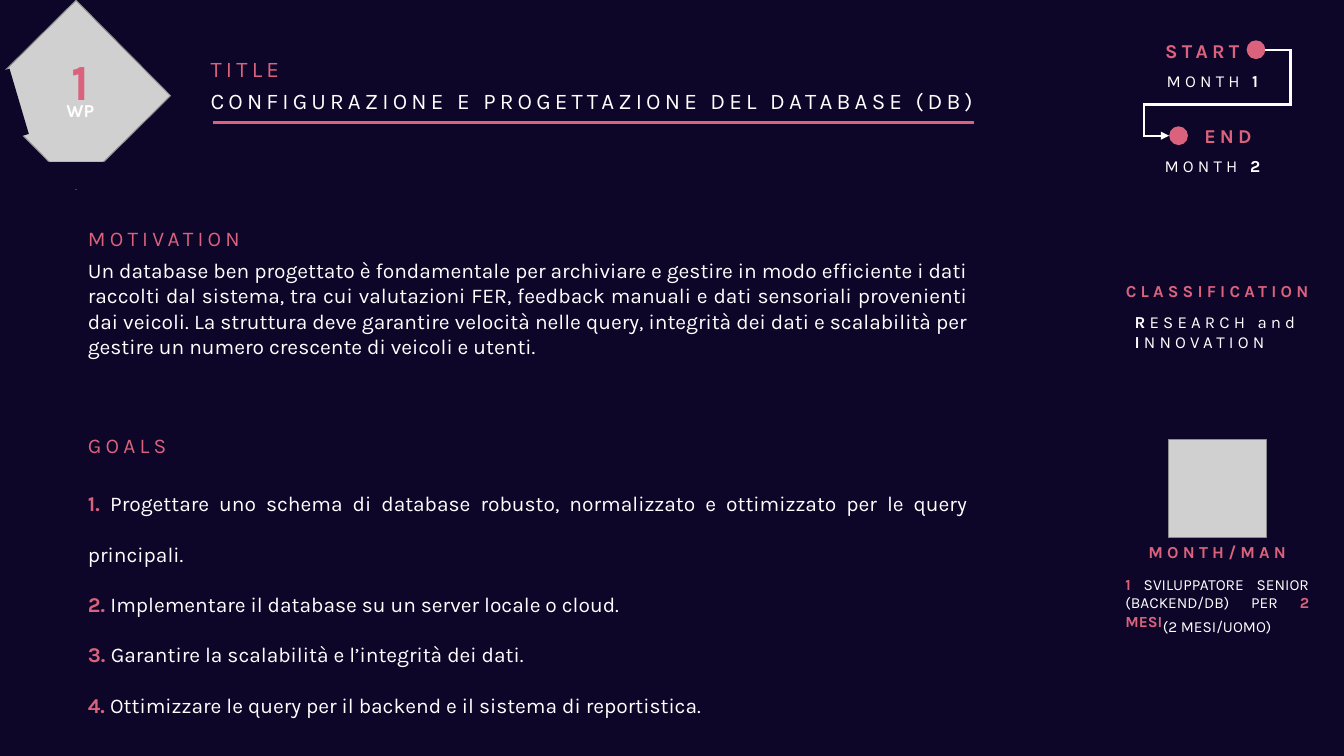
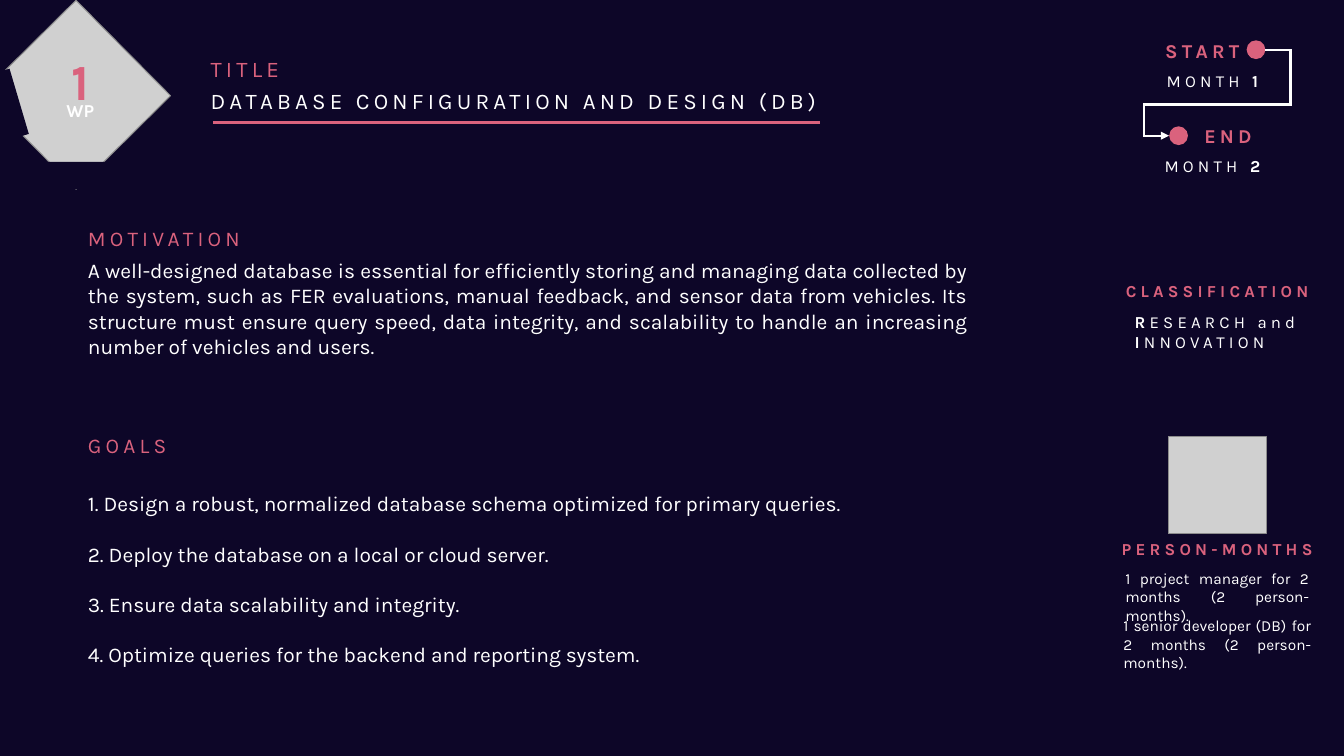
Before and after one commit to GiuseppeSoriano/MoodPilot, a slide deck: slide 27 of Idea/Idea_Presentation.pptx (slide 26 before the commit). Drawn at 1344x756 pixels with LibreOffice and Linux fonts; fonts in the diff are those of the drawing; grey boxes stand for pictures. Boxes give left, top, right and bottom in pixels: in the first picture for what was removed or moved away, otherwise in the second. Text is boxed around its words. In the diff, an @@ line names an element or a change of style, - is before the commit and + after.

```diff
--- a/Idea/Idea_Presentation.pptx
+++ b/Idea/Idea_Presentation.pptx
@@ text at (x1=211, y1=93, x2=816, y2=112): text changed @@
-CONFIGURAZIONE E PROGETTAZIONE DEL DATABASE (DB)
+DATABASE CONFIGURATION AND DESIGN (DB)
@@ line moved from (974, 123) - (213, 123) to (820, 123) - (213, 123) @@
@@ text at (x1=88, y1=263, x2=967, y2=355): text changed @@
-Un database ben progettato è fondamentale per archiviare e gestire in modo efficiente i dati raccolti dal sistema, tra cui valutazioni FER, feedback manuali e dati sensoriali provenienti dai veicoli. La struttura deve garantire velocità nelle query, integrità dei dati e scalabilità per gestire un numero crescente di veicoli e utenti.
+A well-designed database is essential for efficiently storing and managing data collected by the system, such as FER evaluations, manual feedback, and sensor data from vehicles. Its structure must ensure query speed, data integrity, and scalability to handle an increasing number of vehicles and users.
@@ text at (x1=88, y1=496, x2=840, y2=667): text changed @@
-1. Progettare uno schema di database robusto, normalizzato e ottimizzato per le query principali.
-2. Implementare il database su un server locale o cloud.
-3. Garantire la scalabilità e l’integrità dei dati.
-4. Ottimizzare le query per il backend e il sistema di reportistica.
+1. Design a robust, normalized database schema optimized for primary queries.
+2. Deploy the database on a local or cloud server.
+3. Ensure data scalability and integrity.
+4. Optimize queries for the backend and reporting system.
@@ text at (x1=1122, y1=544, x2=1313, y2=555): text changed @@
-MONTH/MAN
+PERSON-MONTHS
@@ text at (x1=1125, y1=573, x2=1309, y2=626): text changed @@
-1 SVILUPPATORE SENIOR (BACKEND/DB) PER 2 MESI
+1 project manager for 2 months (2 person-months).
@@ text added at (x1=1123, y1=618, x2=1311, y2=670), 11 pt, text #FFFFFF @@
+1 senior developer (DB) for 2 months (2 person-months).
@@ text removed at (x1=1163, y1=620, x2=1272, y2=634) @@
-(2 MESI/UOMO)
```
Also in this commit, not shown: 7 other slides changed, 39 slides added, 2 slides removed.
